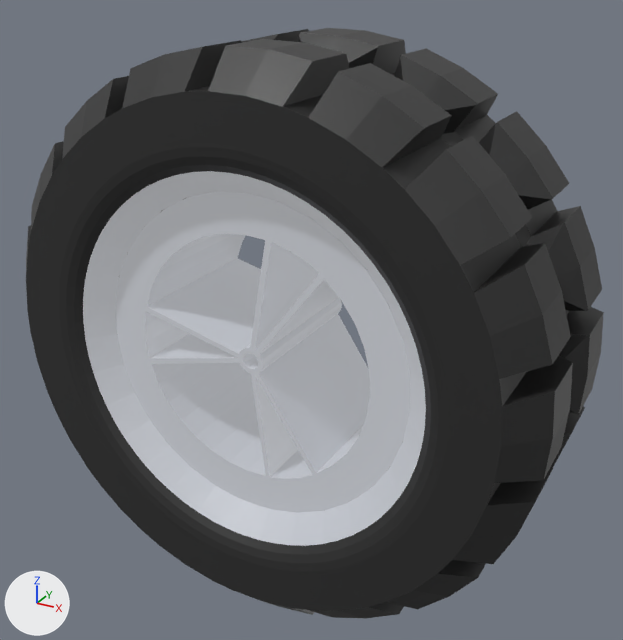
The COLLADA model pandora_robots_description/meshes/gears/visual/wheel_link.dae: old version first, new version second.
Before and after are seen from a camera (50 mm lens) standing at (0.1256, -0.2194, 0.1132) and looking at (0.0034, 0.0029, 0.0021). Arrows for +X, +Y and +Z are at lower left; the lights stay in place. Vertices at the same position are counted once.

The older version as bpy lines, for what is in view:
```python
me_wheel_link = bpy.data.meshes.new('Wheel Link')
me_wheel_link.from_pydata(...)  # 1632 vertices, 3358 faces; spans x -0.089..0.089, y -0.038..0.038, z -0.089..0.089
# faces by material slot: [1004, 2354]
me_wheel_link.materials.append(mat_sirocco)  # grey #a0a5af
me_wheel_link.materials.append(mat_tire)  # black #2b2b2b
ob_wheel_link = bpy.data.objects.new('Wheel_Link', me_wheel_link)
ob_wheel_link.location = (0.0, 0.0, 0.0)
```
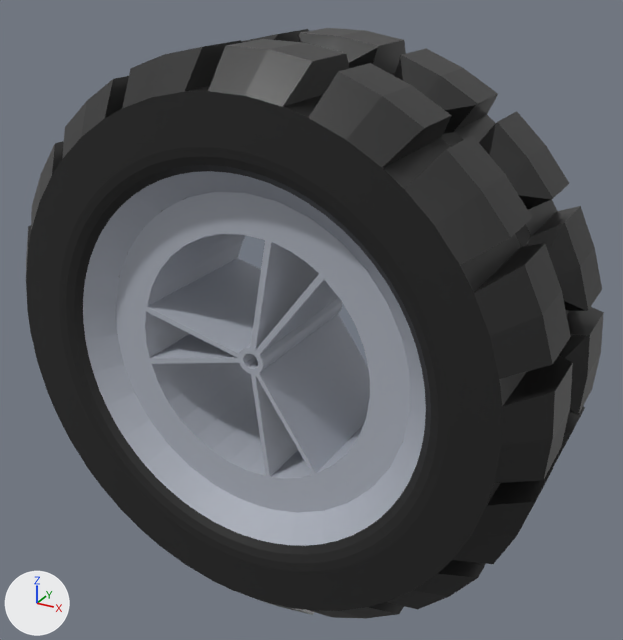
Boxes (x1, y1, x2, y2) around the edits, measured in the pictures (623 x 640 px):
part 1 of me_wheel_link, recoloured: (83, 171, 426, 546) in both
part 2 of me_wheel_link, recoloured (grey to black): (26, 28, 604, 618) in both

The change in detail:
Material 'Aluminium' (mat_aluminium) is new.
Its base color is (0.418, 0.445, 0.509) (grey #adb2bd).
Its roughness is 0.59.
Material 'Rubber' (mat_rubber) is new.
Its base color is (0.015, 0.015, 0.015) (black #212121).
Its roughness is 0.37.
me_wheel_link has 1632 vertices, 3358 faces and spans x -0.089..0.089, y -0.038..0.038, z -0.089..0.089.
me_wheel_link is used by ob_wheel_link; location (0.0, 0.0, 0.0).
me_wheel_link part 1: all 1004 faces that had it switch from mat_sirocco (grey #a0a5af) to mat_aluminium (grey #adb2bd).
me_wheel_link part 2: all 2354 faces that had it switch from mat_tire (black #2b2b2b) to mat_rubber (black #212121).
